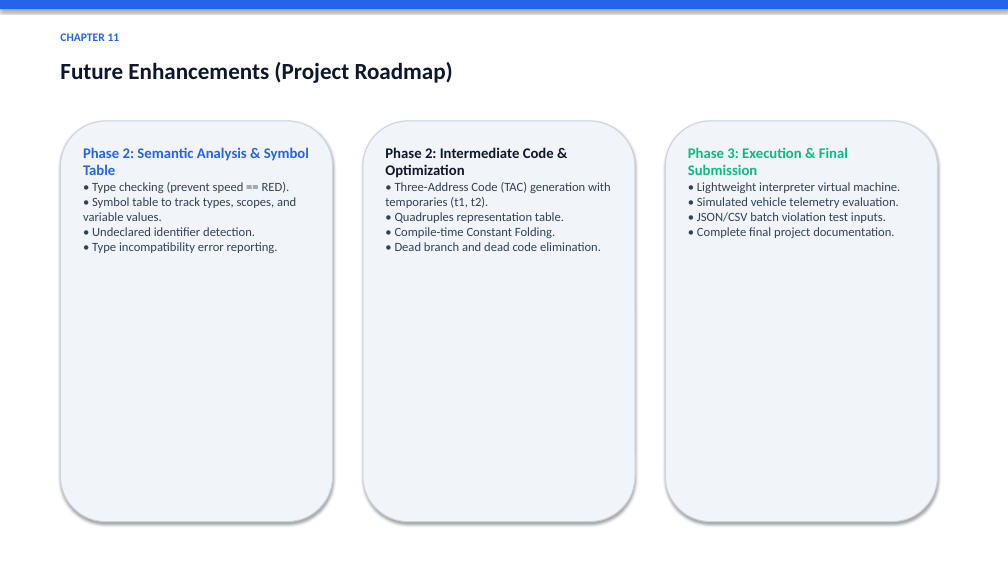
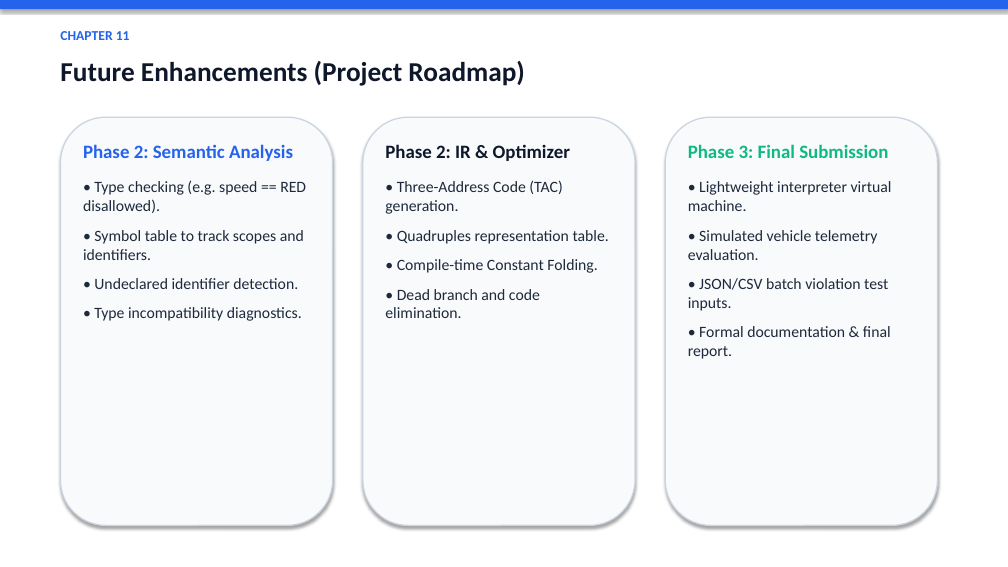
Before and after one commit to 71percentbanana/MQL, a slide deck: slide 13 of TrafficRule_Presentation.pptx (slide 12 before the commit). Drawn at 1008x567 pixels with LibreOffice and Linux fonts; fonts in the diff are those of the drawing. Boxes give left, top, right and bottom in pixels: in the first picture for what was removed or moved away, otherwise in the second. Text is boxed around its words. In the diff, an @@ line names an element or a change of style, - is before the commit and + after.

Commit message:
Update presentation with larger text, complete architecture flowchart, and 9-module final design

```diff
--- a/TrafficRule_Presentation.pptx
+++ b/TrafficRule_Presentation.pptx
@@ text "CHAPTER 11" at bbox=[60, 31, 130, 40]: size 11 to 13 pt @@
@@ text "Future Enhancements (Project Roadmap)" at bbox=[60, 61, 524, 86]: size 22 to 26 pt @@
@@ rounded rectangle: place and size @@
-rounded rectangle at bbox=[60, 121, 333, 522]
+rounded rectangle at bbox=[60, 117, 333, 526]
@@ rounded rectangle: place and size @@
-rounded rectangle at bbox=[363, 121, 635, 522]
+rounded rectangle at bbox=[363, 117, 635, 526]
@@ fill #F1F5F9 to #F8FAFC; outline #CBD5E1 1 pt to #CBD5E1 1.2 pt in 3 elements at bbox=[60, 117, 333, 526], bbox=[363, 117, 635, 526], bbox=[665, 117, 938, 526] @@
@@ rounded rectangle: place and size @@
-rounded rectangle at bbox=[665, 121, 938, 522]
+rounded rectangle at bbox=[665, 117, 938, 526]
@@ text at bbox=[83, 144, 306, 260]: text changed; size 12 to 15 pt; text colour #334155 to #1E293B @@
-Phase 2: Semantic Analysis & Symbol Table
-• Type checking (prevent speed == RED).
-• Symbol table to track types, scopes, and variable values.
+Phase 2: Semantic Analysis
+• Type checking (e.g. speed == RED disallowed).
+• Symbol table to track scopes and identifiers.
@@ text at bbox=[385, 144, 570, 214]: text changed; size 12 to 15 pt; text colour #334155 to #1E293B @@
-Phase 2: Intermediate Code & Optimization
-• Three-Address Code (TAC) generation with temporaries (t1, t2).
+Phase 2: IR & Optimizer
+• Three-Address Code (TAC) generation.
@@ text at bbox=[688, 144, 888, 158]: text changed; size 14 to 18 pt @@
-Phase 3: Execution & Final Submission
+Phase 3: Final Submission
@@ text at bbox=[688, 181, 892, 311]: size 12 to 15 pt, text colour #334155 to #1E293B in "• Lightweight interpreter virtual machine.", "• Simulated vehicle telemetry evaluation.", "• JSON/CSV batch violation test inputs."; more space between paragraphs @@
@@ text at bbox=[397, 230, 609, 273]: size 12 to 15 pt, text colour #334155 to #1E293B in "• Quadruples representation table.", "• Compile-time Constant Folding."; more space between paragraphs @@
@@ text at bbox=[94, 278, 298, 289]: size 12 to 15 pt, text colour #334155 to #1E293B in "• Undeclared identifier detection."; more space between paragraphs @@
@@ text at bbox=[385, 289, 540, 318]: text changed; size 12 to 15 pt; text colour #334155 to #1E293B @@
-• Dead branch and dead code elimination.
+• Dead branch and code elimination.
@@ text at bbox=[94, 307, 302, 321]: text changed; size 12 to 15 pt; text colour #334155 to #1E293B @@
-• Type incompatibility error reporting.
+• Type incompatibility diagnostics.
@@ text at bbox=[688, 326, 891, 359]: text changed; size 12 to 15 pt; text colour #334155 to #1E293B @@
-• Complete final project documentation.
+• Formal documentation & final report.
```
Also in this commit, not shown: 11 other slides changed, 2 slides added, 2 slides removed, 1 other file.
